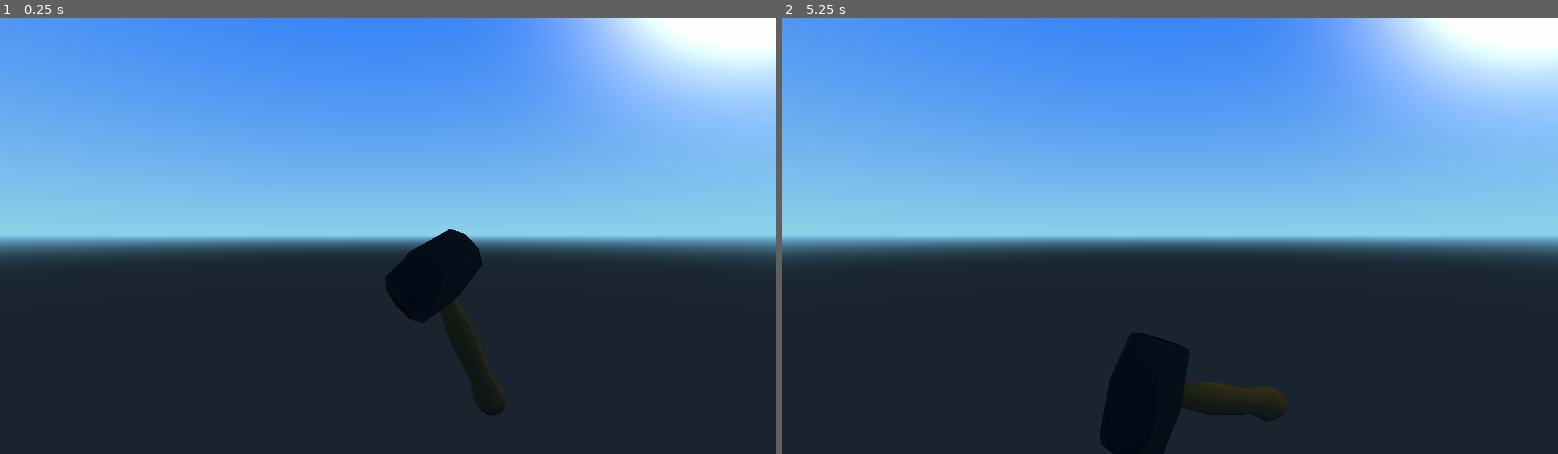
Above: before the commit, frames 1-2 (left to right).
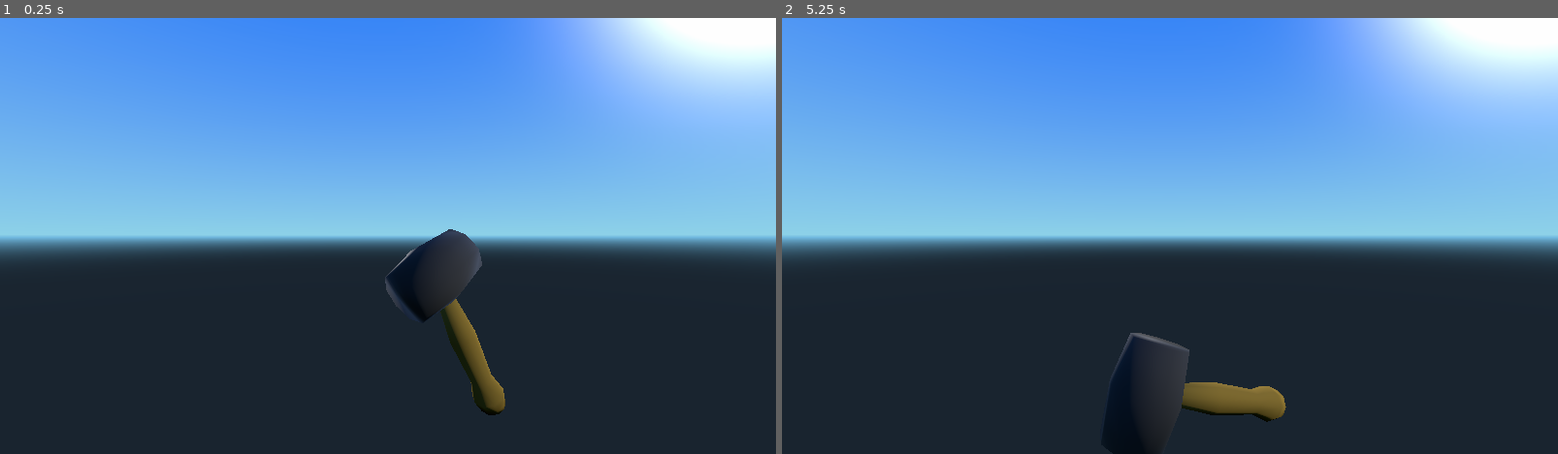
Above: after the commit, the same moments.

Repository: guilhermehto/hammer-time
Game: Godot game, scene res://scenes/Game.tscn
The game is run twice, just before and just after one commit, with the same random seed, the same clock (stepped at 60 frames per second) and the same inputs.
Inputs (mouse positions are in pixels of both pictures, inside the frame that each line leads up to):
- Up to frame 1 (0.25 s): no input
- Up to frame 2 (5.25 s): tap Enter at 0.5, 2, 3.5 s; move the mouse to (1340, 214) at 0.52 s; click (1340, 214) at 0.67 s; tap Space at 1.25, 2.75, 4.25 s; move the mouse to (1014, 257) at 1.27 s; click (1014, 257) at 1.42 s; move the mouse to (1247, 140) at 2.02 s; click (1247, 140) at 2.17 s; move the mouse to (1131, 323) at 2.77 s; click (1131, 323) at 2.92 s; move the mouse to (1402, 301) at 3.52 s; click (1402, 301) at 3.67 s; move the mouse to (937, 170) at 4.27 s; click (937, 170) at 4.42 s; move the mouse to (1208, 236) at 5.02 s; click (1208, 236) at 5.17 s

The runs differ from the first frame. In frame 1, 1.7% of the frame differs, in the area x 49-66%, y 48-91%; in frame 2, 2.0%, in the area x 41-65%, y 72-100%.

Commit message:
Lighting and hammer materials

Diff:
--- a/scenes/Game.tscn
+++ b/scenes/Game.tscn
@@ -4,9 +4,7 @@
 
 [node name="Game" type="Node" index="0"]
 
-[node name="Hammer" parent="." index="0" instance=ExtResource( 1 )]
-
-[node name="Camera" type="Camera" parent="." index="1"]
+[node name="Camera" type="Camera" parent="." index="0"]
 
 transform = Transform( 0.561087, 0, 0.827757, 0, 1, 0, -0.827757, 0, 0.561087, 8.27528, 6.97677, 10.847 )
 keep_aspect = 1
@@ -21,3 +19,51 @@
 size = 1.0
 near = 0.05
 far = 100.0
+
+[node name="Hammer" parent="." index="1" instance=ExtResource( 1 )]
+
+[node name="OmniLight" type="OmniLight" parent="." index="2"]
+
+transform = Transform( 1, 0, 0, 0, 1, 0, 0, 0, 1, 8, 7.32005, 0 )
+layers = 1
+light_color = Color( 1, 1, 1, 1 )
+light_energy = 1.5
+light_indirect_energy = 1.0
+light_negative = false
+light_specular = 0.5
+light_bake_mode = 1
+light_cull_mask = -1
+shadow_enabled = false
+shadow_color = Color( 0, 0, 0, 1 )
+shadow_bias = 0.15
+shadow_contact = 0.0
+shadow_reverse_cull_face = false
+editor_only = false
+omni_range = 50.0
+omni_attenuation = 1.0
+omni_shadow_mode = 1
+omni_shadow_detail = 1
+_sections_unfolded = [ "Light", "Omni" ]
+
+[node name="OmniLight2" type="OmniLight" parent="." index="3"]
+
+transform = Transform( 1, 0, 0, 0, 1, 0, 0, 0, 1, -11.4391, 7.32005, 0 )
+layers = 1
+light_color = Color( 1, 1, 1, 1 )
+light_energy = 1.5
+light_indirect_energy = 1.0
+light_negative = false
+light_specular = 0.5
+light_bake_mode = 1
+light_cull_mask = -1
+shadow_enabled = false
+shadow_color = Color( 0, 0, 0, 1 )
+shadow_bias = 0.15
+shadow_contact = 0.0
+shadow_reverse_cull_face = false
+editor_only = false
+omni_range = 50.0
+omni_attenuation = 1.0
+omni_shadow_mode = 1
+omni_shadow_detail = 1
+_sections_unfolded = [ "Light", "Omni" ]
--- a/scenes/Hammer.tscn
+++ b/scenes/Hammer.tscn
@@ -1,7 +1,111 @@
-[gd_scene load_steps=5 format=2]
+[gd_scene load_steps=7 format=2]
 
 [ext_resource path="res://scripts/Hammer.gd" type="Script" id=1]
 [ext_resource path="res://models/hammer/hammer.obj" type="ArrayMesh" id=2]
+
+[sub_resource type="SpatialMaterial" id=3]
+
+render_priority = 0
+flags_transparent = false
+flags_unshaded = false
+flags_vertex_lighting = false
+flags_no_depth_test = false
+flags_use_point_size = false
+flags_world_triplanar = false
+flags_fixed_size = false
+flags_albedo_tex_force_srgb = false
+vertex_color_use_as_albedo = false
+vertex_color_is_srgb = false
+params_diffuse_mode = 0
+params_specular_mode = 0
+params_blend_mode = 0
+params_cull_mode = 0
+params_depth_draw_mode = 0
+params_line_width = 1.0
+params_point_size = 1.0
+params_billboard_mode = 0
+params_grow = false
+params_use_alpha_scissor = false
+albedo_color = Color( 0.167969, 0.167969, 0.167969, 1 )
+metallic = 0.0
+metallic_specular = 0.0
+metallic_texture_channel = 0
+roughness = 0.8
+roughness_texture_channel = 0
+emission_enabled = false
+normal_enabled = false
+rim_enabled = false
+clearcoat_enabled = false
+anisotropy_enabled = false
+ao_enabled = false
+depth_enabled = false
+subsurf_scatter_enabled = false
+transmission_enabled = false
+refraction_enabled = false
+detail_enabled = false
+uv1_scale = Vector3( 1, 1, 1 )
+uv1_offset = Vector3( 0, 0, 0 )
+uv1_triplanar = false
+uv1_triplanar_sharpness = 1.0
+uv2_scale = Vector3( 1, 1, 1 )
+uv2_offset = Vector3( 0, 0, 0 )
+uv2_triplanar = false
+uv2_triplanar_sharpness = 1.0
+proximity_fade_enable = false
+distance_fade_enable = false
+_sections_unfolded = [ "Albedo", "Metallic", "Roughness" ]
+
+[sub_resource type="SpatialMaterial" id=4]
+
+render_priority = 0
+flags_transparent = false
+flags_unshaded = false
+flags_vertex_lighting = false
+flags_no_depth_test = false
+flags_use_point_size = false
+flags_world_triplanar = false
+flags_fixed_size = false
+flags_albedo_tex_force_srgb = false
+vertex_color_use_as_albedo = false
+vertex_color_is_srgb = false
+params_diffuse_mode = 0
+params_specular_mode = 0
+params_blend_mode = 0
+params_cull_mode = 0
+params_depth_draw_mode = 0
+params_line_width = 1.0
+params_point_size = 1.0
+params_billboard_mode = 0
+params_grow = false
+params_use_alpha_scissor = false
+albedo_color = Color( 0.414063, 0.329072, 0.127777, 1 )
+metallic = 0.0
+metallic_specular = 0.0
+metallic_texture_channel = 0
+roughness = 1.0
+roughness_texture_channel = 0
+emission_enabled = false
+normal_enabled = false
+rim_enabled = false
+clearcoat_enabled = false
+anisotropy_enabled = false
+ao_enabled = false
+depth_enabled = false
+subsurf_scatter_enabled = false
+transmission_enabled = false
+refraction_enabled = false
+detail_enabled = false
+uv1_scale = Vector3( 1, 1, 1 )
+uv1_offset = Vector3( 0, 0, 0 )
+uv1_triplanar = false
+uv1_triplanar_sharpness = 1.0
+uv2_scale = Vector3( 1, 1, 1 )
+uv2_offset = Vector3( 0, 0, 0 )
+uv2_triplanar = false
+uv2_triplanar_sharpness = 1.0
+proximity_fade_enable = false
+distance_fade_enable = false
+_sections_unfolded = [ "Albedo", "Metallic", "Roughness" ]
 
 [sub_resource type="ConvexPolygonShape" id=1]
 
@@ -26,7 +130,7 @@
 "values": [ Vector3( 30, 0, 0 ), Vector3( 90, 0, 0 ), Vector3( 30, 0, 0 ) ]
 }
 
-[node name="Hammer" type="Area"]
+[node name="Hammer" type="Area" index="0"]
 
 transform = Transform( 1, 0, 0, 0, 0.866025, -0.5, 0, 0.5, 0.866025, 0, 0, 0 )
 input_ray_pickable = false
@@ -65,9 +169,9 @@
 lod_max_hysteresis = 0.0
 mesh = ExtResource( 2 )
 skeleton = NodePath("..")
-material/0 = null
-material/1 = null
-_sections_unfolded = [ "Transform" ]
+material/0 = SubResource( 3 )
+material/1 = SubResource( 4 )
+_sections_unfolded = [ "Transform", "material" ]
 
 [node name="CollisionShape" type="CollisionShape" parent="." index="1"]
 
